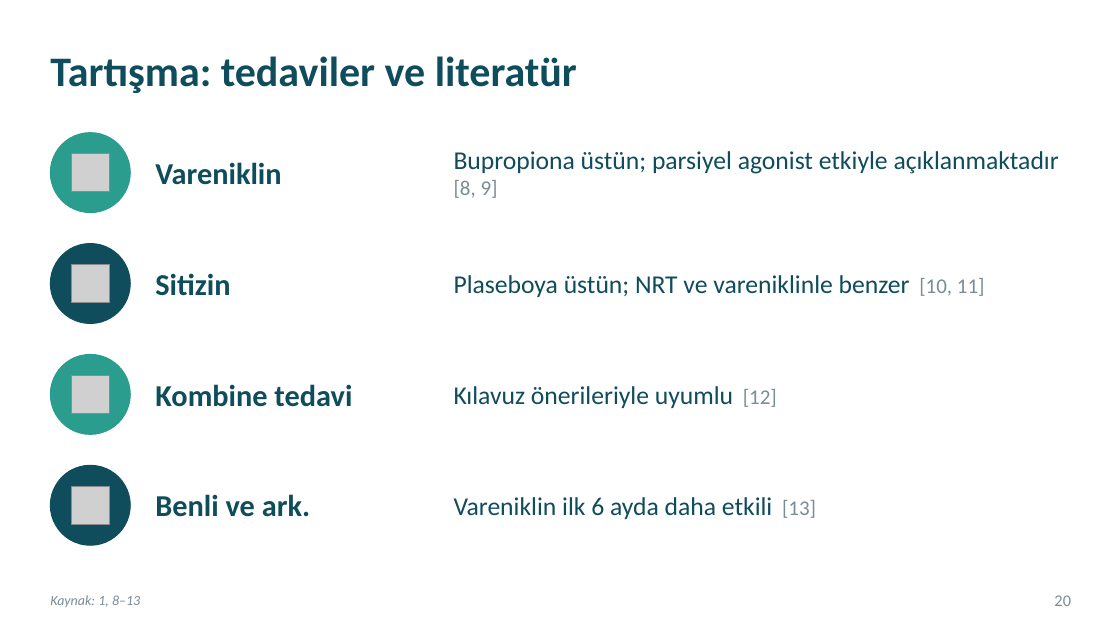
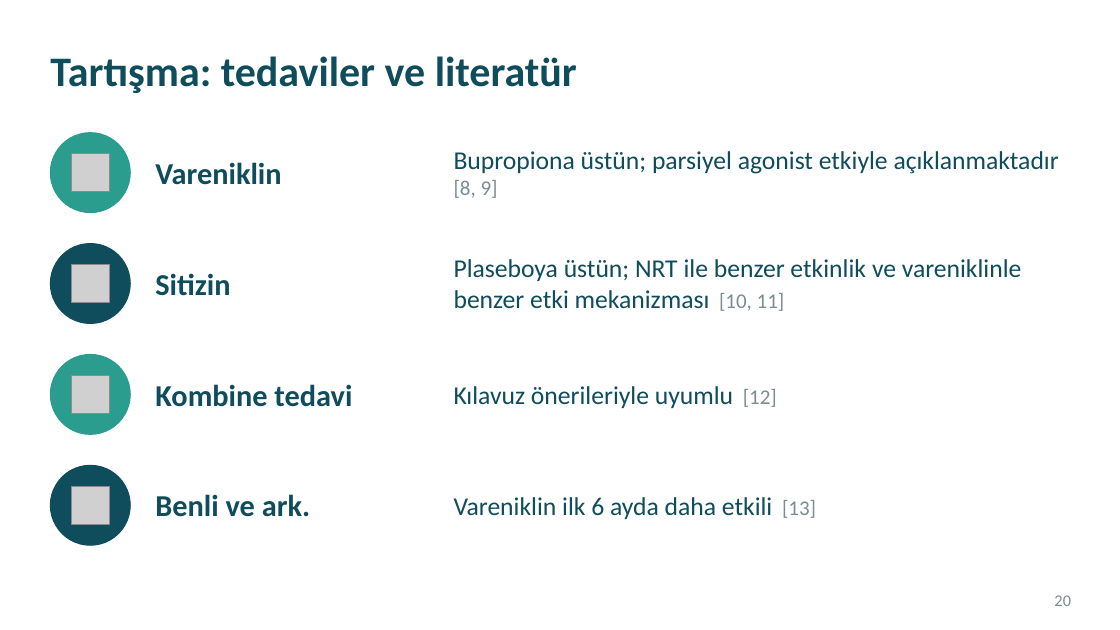
Before and after one commit to kiranahmet/Claude, a slide deck: slide 20 of Sunumlar/Makale_Sunumu_Sigara_Birakma.pptx. Drawn at 1120x630 pixels with LibreOffice and Linux fonts; fonts in the diff are those of the drawing; grey boxes stand for pictures. Boxes give left, top, right and bottom in pixels: in the first picture for what was removed or moved away, otherwise in the second. Text is boxed around its words. In the diff, an @@ line names an element or a change of style, - is before the commit and + after.

```diff
--- a/Sunumlar/Makale_Sunumu_Sigara_Birakma.pptx
+++ b/Sunumlar/Makale_Sunumu_Sigara_Birakma.pptx
@@ text at box(454, 259, 1022, 311): text changed @@
-Plaseboya üstün; NRT ve vareniklinle benzer [10, 11]
+Plaseboya üstün; NRT ile benzer etkinlik ve vareniklinle benzer etki mekanizması [10, 11]
@@ text removed at box(50, 595, 140, 607) @@
-Kaynak: 1, 8–13
```
Also in this commit, not shown: 23 other slides changed, 1 slide added, 1 slide removed, 2 other files.
